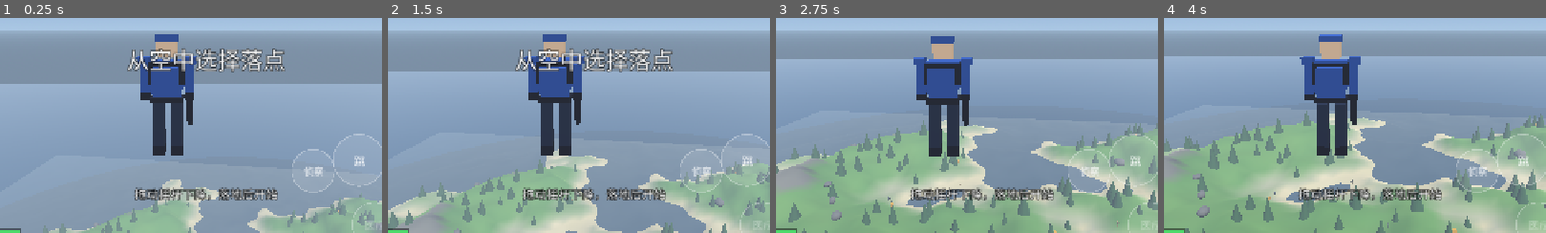
Above: before the commit, frames 1-4 (left to right).
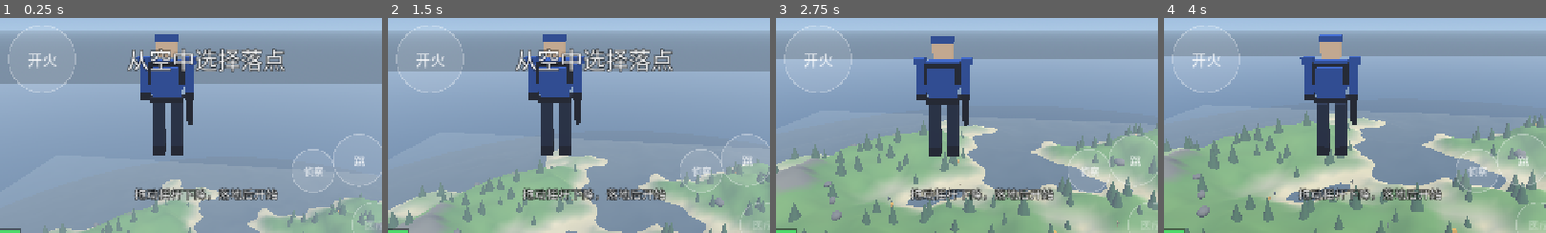
Above: after the commit, the same moments.

Repository: soda92/shooting-game
Game: Godot game, scene res://scenes/main.tscn
Same seed, same stepped clock (60 frames per second), same inputs: the game is played once before the commit and once after it.
Inputs (mouse positions are % of the whole screen's width and height, from its top left):
- Up to frame 1 (0.25 s): no input
- Up to frame 2 (1.5 s): move the mouse to (55, 50) at 0.52 s; hold R 0.53-1.28 s; hold W from 0.53 s (still down); click (55, 50) at 0.67 s; tap Space at 0.77 s; move the mouse to (45, 50) at 1.27 s; tap H at 1.35 s; click (45, 50) at 1.42 s
- Up to frame 3 (2.75 s): keep holding W; tap Space at 1.52 s; move the mouse to (52, 48) at 2.02 s; hold F from 2.03 s (still down); click (52, 48) at 2.17 s
- Up to frame 4 (4 s): keep holding W; move the mouse to (49, 52) at 2.77 s; release F at 2.78 s; tap Shift at 2.85 s; click (49, 52) at 2.92 s; tap Space at 3.02, 3.77 s; move the mouse to (57, 51) at 3.52 s; hold R from 3.53 s (still down); click (57, 51) at 3.67 s
The pictures show only the part of the screen within x 23-73%, y 40-90%; the shares and areas given below are measured in that part.

The runs differ from the first frame. In frame 1, 0.5% of the frame differs, in the area x 2-20%, y 3-35%; in frame 2, 0.5%; in frame 3, 0.5%; in frame 4, 0.5%.

Commit message:
feat: add ADS scope overlay and left-side fire button
- sniper ADS switches to first-person with a full scope reticle
- other weapons tighten the shoulder camera and add a subtle vignette
- aim look sensitivity reduced to 55%
- second fire button on the left; holding either (or both) keeps firing

Diff:
--- a/scripts/hud.gd
+++ b/scripts/hud.gd
@@ -68,6 +68,53 @@
 				HORIZONTAL_ALIGNMENT_LEFT, -1, 16, col)
 
 
+class Scope extends Control:
+	var game
+	var alpha := 0.0
+
+	func _ready() -> void:
+		mouse_filter = Control.MOUSE_FILTER_IGNORE
+
+	func _process(delta: float) -> void:
+		var want := 0.0
+		if game != null and game.player != null and game.player.is_alive() and InputState.aim:
+			want = 1.0
+		alpha = lerpf(alpha, want, 1.0 - exp(-16.0 * delta))
+		queue_redraw()
+
+	func _draw() -> void:
+		if alpha <= 0.01 or game == null or game.player == null:
+			return
+
+		var sniper: bool = String(game.player.weapon_id) == "sniper"
+		var c := size * 0.5
+		var inner: float = minf(size.x, size.y) * (0.31 if sniper else 0.40)
+		var outer: float = size.length() * 0.5 + 24.0
+		var shade := 0.96 if sniper else 0.32
+
+		# dark ring outside the sight
+		draw_arc(c, (inner + outer) * 0.5, 0.0, TAU, 160,
+			Color(0, 0, 0, alpha * shade), outer - inner)
+		draw_arc(c, inner, 0.0, TAU, 128, Color(0, 0, 0, alpha * 0.75), 3.0)
+
+		if sniper:
+			var col := Color(0.02, 0.02, 0.02, alpha)
+			draw_line(c + Vector2(-inner, 0), c + Vector2(-16, 0), col, 2.0)
+			draw_line(c + Vector2(inner, 0), c + Vector2(16, 0), col, 2.0)
+			draw_line(c + Vector2(0, -inner), c + Vector2(0, -16), col, 2.0)
+			draw_line(c + Vector2(0, inner), c + Vector2(0, 16), col, 2.0)
+			for i in range(1, 5):
+				var off := inner * 0.18 * i
+				draw_circle(c + Vector2(-off, 0), 1.4, col)
+				draw_circle(c + Vector2(off, 0), 1.4, col)
+				draw_circle(c + Vector2(0, -off), 1.4, col)
+				draw_circle(c + Vector2(0, off), 1.4, col)
+			draw_circle(c, 2.2, Color(0.90, 0.10, 0.10, alpha))
+		else:
+			draw_arc(c, inner * 0.72, 0.0, TAU, 96, Color(0, 0, 0, alpha * 0.55), 2.0)
+			draw_circle(c, 2.0, Color(1.0, 0.28, 0.22, alpha))
+
+
 var game
 
 var _hp_bg: ColorRect
@@ -85,6 +132,7 @@
 var _reticle
 var _minimap
 var _markers
+var _scope
 var _end_root: Control
 var _end_title: Label
 var _end_sub: Label
@@ -110,6 +158,7 @@
 	_minimap.setup(g)
 	_markers.game = g
 	_markers.font = theme.default_font
+	_scope.game = g
 
 
 # --------------------------------------------------------------------------
@@ -222,6 +271,10 @@
 	_markers = Markers.new()
 	add_child(_markers)
 	_markers.set_anchors_and_offsets_preset(Control.PRESET_FULL_RECT)
+
+	_scope = Scope.new()
+	add_child(_scope)
+	_scope.set_anchors_and_offsets_preset(Control.PRESET_FULL_RECT)
 
 	_kill_label = _make_label("击杀 +1", 34)
 	_kill_label.horizontal_alignment = HORIZONTAL_ALIGNMENT_CENTER
@@ -332,6 +385,9 @@
 # --------------------------------------------------------------------------
 
 func _process(delta: float) -> void:
+	if _reticle != null:
+		_reticle.visible = not InputState.aim
+
 	if _center_t > 0.0:
 		_center_t -= delta
 		if _center_t <= 0.0:
--- a/scripts/player.gd
+++ b/scripts/player.gd
@@ -48,6 +48,7 @@
 
 @onready var spring: SpringArm3D = $Pivot/SpringArm
 @onready var cam: Camera3D = $Pivot/SpringArm/Camera
+@onready var pivot: Node3D = $Pivot
 @onready var muzzle: Marker3D = $Muzzle
 @onready var visual = $Visual
 
@@ -74,8 +75,9 @@
 func _process(delta: float) -> void:
 	var look := InputState.consume_look()
 	if state == State.PLAY and not InputState.locked:
-		rotate_y(-look.x * LOOK_SENS)
-		pitch = clampf(pitch - look.y * LOOK_SENS, -0.95, 0.55)
+		var sens := LOOK_SENS * (0.55 if InputState.aim else 1.0)
+		rotate_y(-look.x * sens)
+		pitch = clampf(pitch - look.y * sens, -0.95, 0.55)
 		spring.rotation.x = pitch
 
 	var target_fov := 72.0
@@ -83,6 +85,17 @@
 		target_fov = 30.0 if weapon_id == "sniper" else 50.0
 	_fov = lerpf(_fov, target_fov, 1.0 - exp(-9.0 * delta))
 	cam.fov = _fov
+
+	# Sniper ADS switches to a first-person view; other weapons just tighten
+	# the over-the-shoulder camera.
+	var scoped := InputState.aim and weapon_id == "sniper" and state == State.PLAY
+	var ads := InputState.aim and state == State.PLAY
+	var follow := 1.0 - exp(-16.0 * delta)
+	var arm_target := 0.45 if scoped else (3.0 if ads else 4.2)
+	var side_target := 0.0 if scoped else (0.80 if ads else 0.55)
+	spring.spring_length = lerpf(spring.spring_length, arm_target, follow)
+	pivot.position.x = lerpf(pivot.position.x, side_target, follow)
+	visual.visible = not scoped
 
 	scan_t = maxf(0.0, scan_t - delta)
 	scan_cd = maxf(0.0, scan_cd - delta)
@@ -347,6 +360,7 @@
 func _die() -> void:
 	state = State.DEAD
 	collision_layer = 0
+	visual.visible = true
 	InputState.locked = true
 	InputState.clear()
 	Sfx.play("death", -2.0)
--- a/scripts/touch_controls.gd
+++ b/scripts/touch_controls.gd
@@ -40,6 +40,7 @@
 
 	_buttons = {
 		"fire": {"pos": Vector2(s.x * 0.905, s.y * 0.760), "r": m * 0.105, "label": "开火"},
+		"fire_l": {"pos": Vector2(s.x * 0.285, s.y * 0.500), "r": m * 0.078, "label": "开火"},
 		"aim": {"pos": Vector2(s.x * 0.800, s.y * 0.625), "r": m * 0.070, "label": "瞄准"},
 		"jump": {"pos": Vector2(s.x * 0.700, s.y * 0.735), "r": m * 0.060, "label": "跳"},
 		"reload": {"pos": Vector2(s.x * 0.805, s.y * 0.880), "r": m * 0.056, "label": "换弹"},
@@ -105,8 +106,8 @@
 
 
 func _apply(name: String, on: bool) -> void:
-	if name == "fire":
-		InputState.touch_fire = on
+	if name == "fire" or name == "fire_l":
+		InputState.touch_fire = _any_fire_down()
 	elif name == "aim":
 		InputState.touch_aim = on
 	elif name == "jump":
@@ -125,6 +126,10 @@
 
 
 # --------------------------------------------------------------------------
+
+func _any_fire_down() -> bool:
+	return int(_btn_touch.get("fire", -1)) != -1 or int(_btn_touch.get("fire_l", -1)) != -1
+
 
 func _process(_delta: float) -> void:
 	if InputState.locked and (_joy_active or _look_index != -1):
